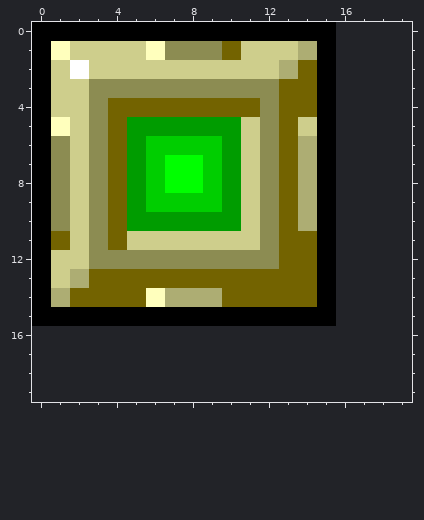
One commit to this pixel-art sprite: resources/mapa_nivel_5/bloque_grande.png. Above is the file before it was changed.
The file is 16x16 pixels. The old version is drawn lined up with the new one, on the new canvas.
New version:
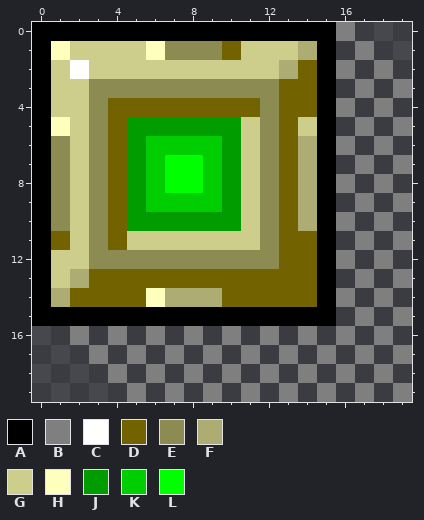
Palette (. is transparent): A #000000  B #7f7f7f  C #ffffff  D #736300  E #8c8c52  F #adad73  G #cece8c  H #ffffbd  J #009c00  K #00ce00  L #00ff00
Changes in this commit:
canvas 16x16 -> 20x20
The edit adds colour B in row 0 at x 16; in row 1 at x 17; in row 2 at x 16 and 18; in row 3 at x 17 and 19; in row 4 at x 16 and 18; in row 5 at x 17 and 19.
The edit adds colour B in row 6 at x 16 and 18; in row 7 at x 17 and 19; in row 8 at x 16 and 18; in row 9 at x 17 and 19; in row 10 at x 16 and 18; in row 11 at x 17 and 19.
The edit adds colour B in row 12 at x 16 and 18; in row 13 at x 17 and 19; in row 14 at x 16 and 18; in row 15 at x 17 and 19; in row 16 at x 2, 4, 6, 8, 10, 12, 14, 16 and 18; in row 17 at x 3, 5, 7, 9, 11, 13, 15, 17 and 19.
The edit adds colour B in row 18 at x 4, 6, 8, 10, 12, 14, 16 and 18; in row 19 at x 5, 7, 9, 11, 13, 15, 17 and 19.
Boxes around the changes in both pictures, in picture pixels (x1, y1, x2, y2):
added: (70, 22, 412, 402)
